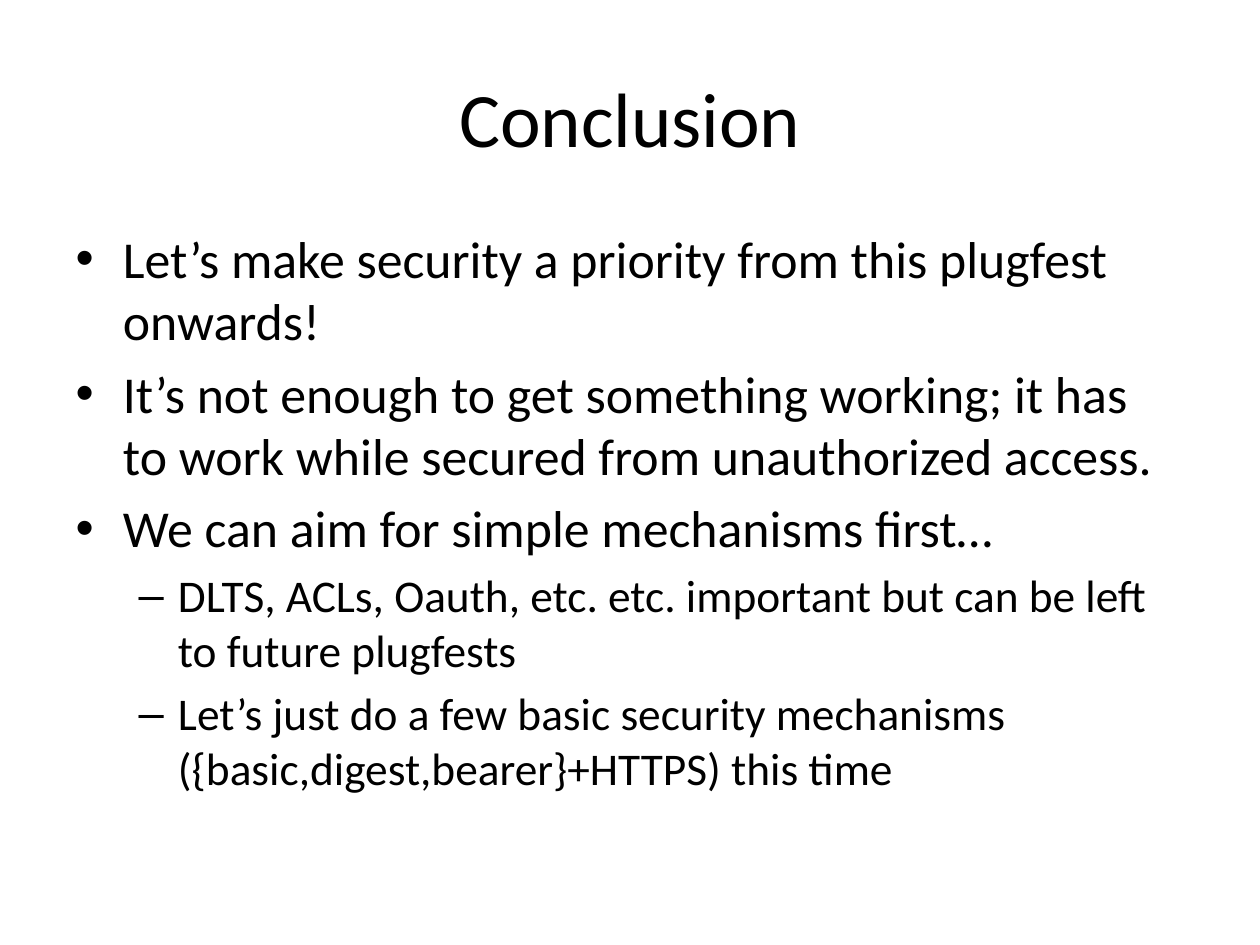
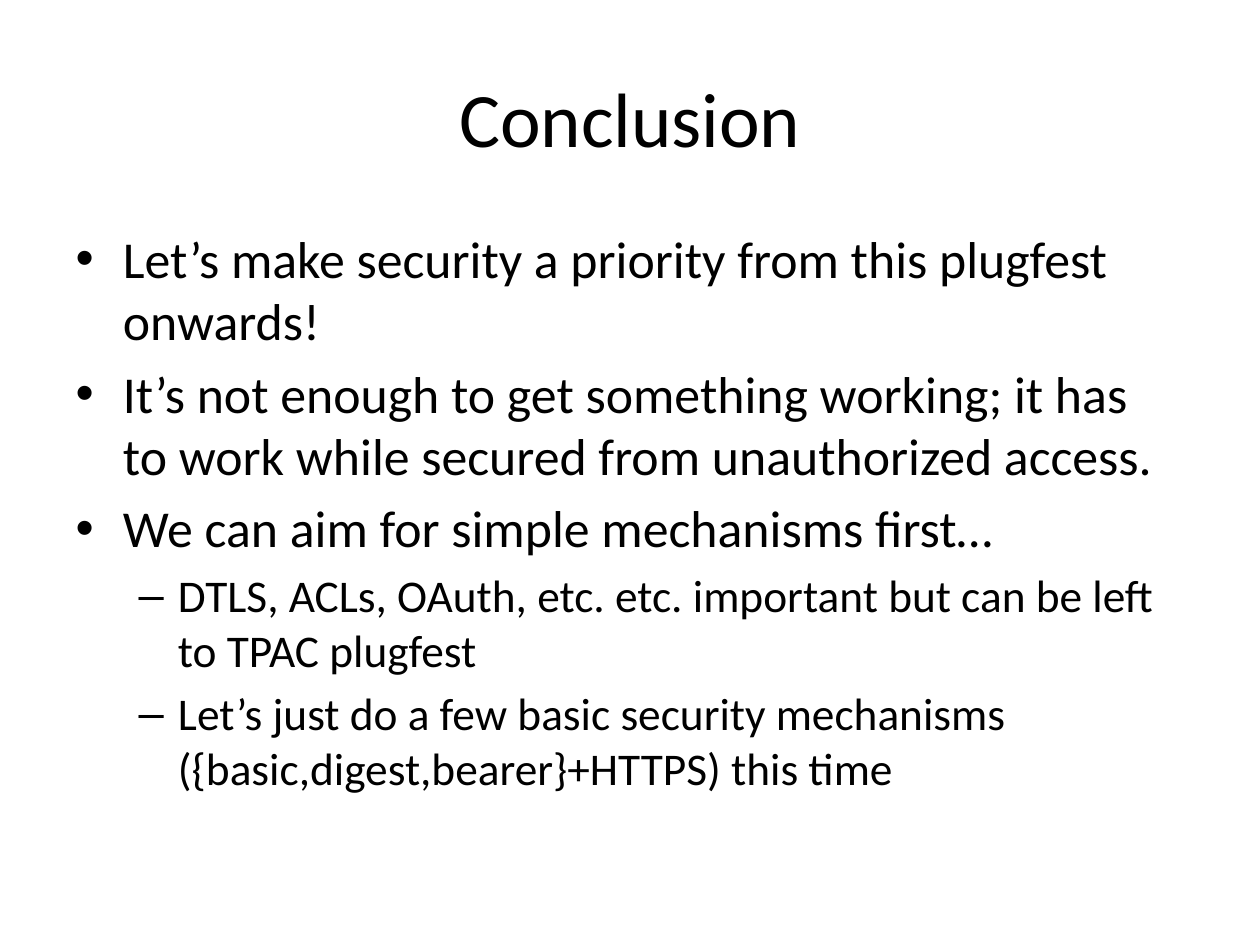
Before and after one commit to w3c/wot, a slide deck: slide 9 of plugfest/2018-bundang/Security-Bundang-PlugFest-Preparation.pptx. Drawn at 1260x945 pixels with LibreOffice and Linux fonts; fonts in the diff are those of the drawing. Boxes give left, top, right and bottom in pixels: in the first picture for what was removed or moved away, otherwise in the second. Text is boxed around its words. In the diff, an @@ line names an element or a change of style, - is before the commit and + after.

Commit message:
Updates to Plugfest Security
After plugfest preparation meeting.

```diff
--- a/plugfest/2018-bundang/Security-Bundang-PlugFest-Preparation.pptx
+++ b/plugfest/2018-bundang/Security-Bundang-PlugFest-Preparation.pptx
@@ text at [178,580,1152,675]: text changed @@
-  – DLTS, ACLs, Oauth, etc. etc. important but can be left to future plugfests
+  – DTLS, ACLs, OAuth, etc. etc. important but can be left to TPAC plugfest
```
Also in this commit, not shown: 1 other slide changed, 2 slides added.
